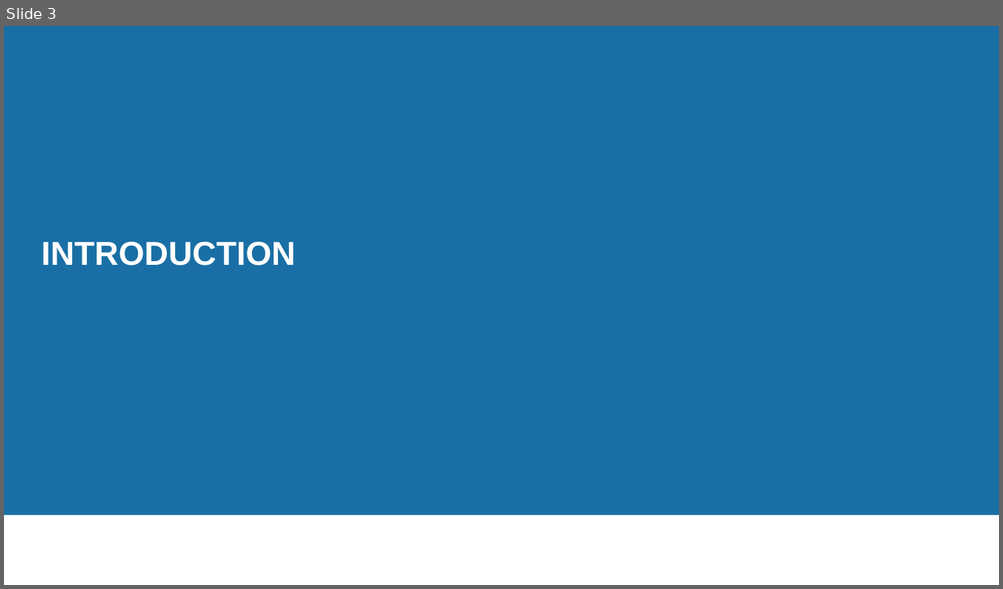
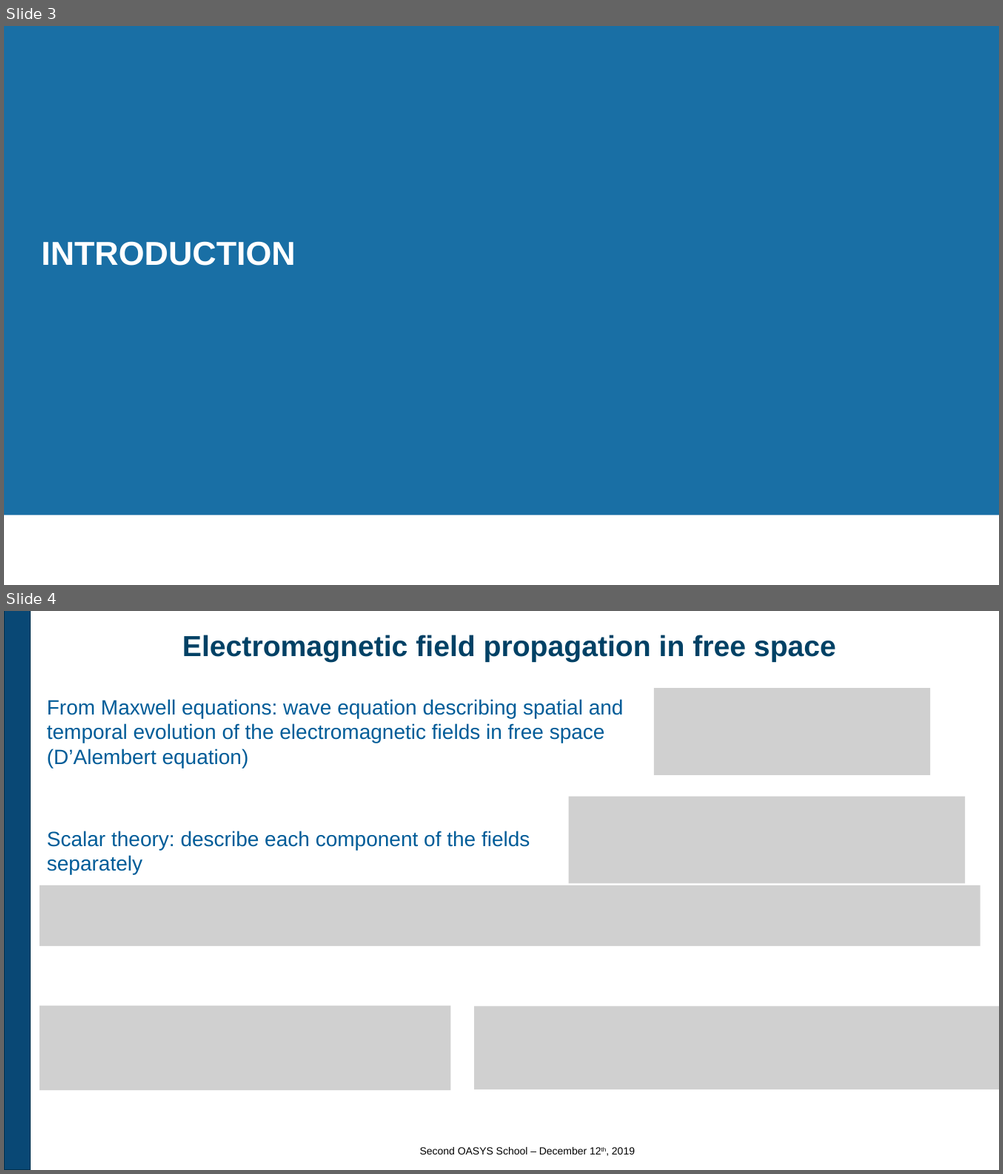
Before and after one commit to oasys-kit/oasys_school, a slide deck: second/slides/2_Introduction_to_SRW.pptx. Shown one above the other, each under a label of ours: slide 3 before the commit, slides 3 and 4 after it. The pictures are 1003x589 and 1003x1174 pixels, drawn with LibreOffice and Linux fonts; fonts in the diff are those of the drawing; grey boxes stand for pictures; background and template pictures are left out. Boxes give left, top, right and bottom in pixels: in the first picture for what was removed or moved away, otherwise in the second. Text is boxed around its words. In the diff, an @@ line names an element or a change of style, - is before the commit and + after.

Commit message:
Second Oasys School

```diff
--- a/second/slides/2_Introduction_to_SRW.pptx
+++ b/second/slides/2_Introduction_to_SRW.pptx
@@ slide 4 added at [4, 611, 999, 1170], background #FFFFFF @@
@@ rectangle added at [4, 611, 30, 1170], fill #094875, outline #00304E 0.75 pt @@
@@ text added at [182, 635, 836, 662], 28 pt, text #004165, bold @@
+Electromagnetic field propagation in free space
@@ text added at [47, 699, 623, 768], 20 pt, text #005C98 @@
+From Maxwell equations: wave equation describing spatial and temporal evolution of the electromagnetic fields in free space (D’Alembert equation)
@@ picture added at [654, 688, 930, 775] @@
@@ picture added at [569, 797, 965, 884] @@
@@ text added at [47, 831, 529, 874], 20 pt, text #005C98 @@
+Scalar theory: describe each component of the fields separately
@@ picture added at [40, 886, 981, 947] @@
@@ picture added at [40, 1005, 451, 1091] @@
@@ picture added at [474, 1006, 999, 1090] @@
@@ text added at [420, 1147, 634, 1155], 10 pt, text #000000 @@
+Second OASYS School – December 12th, 2019
```
Also in this commit, not shown: 6 slides changed, 6 other slides added.
